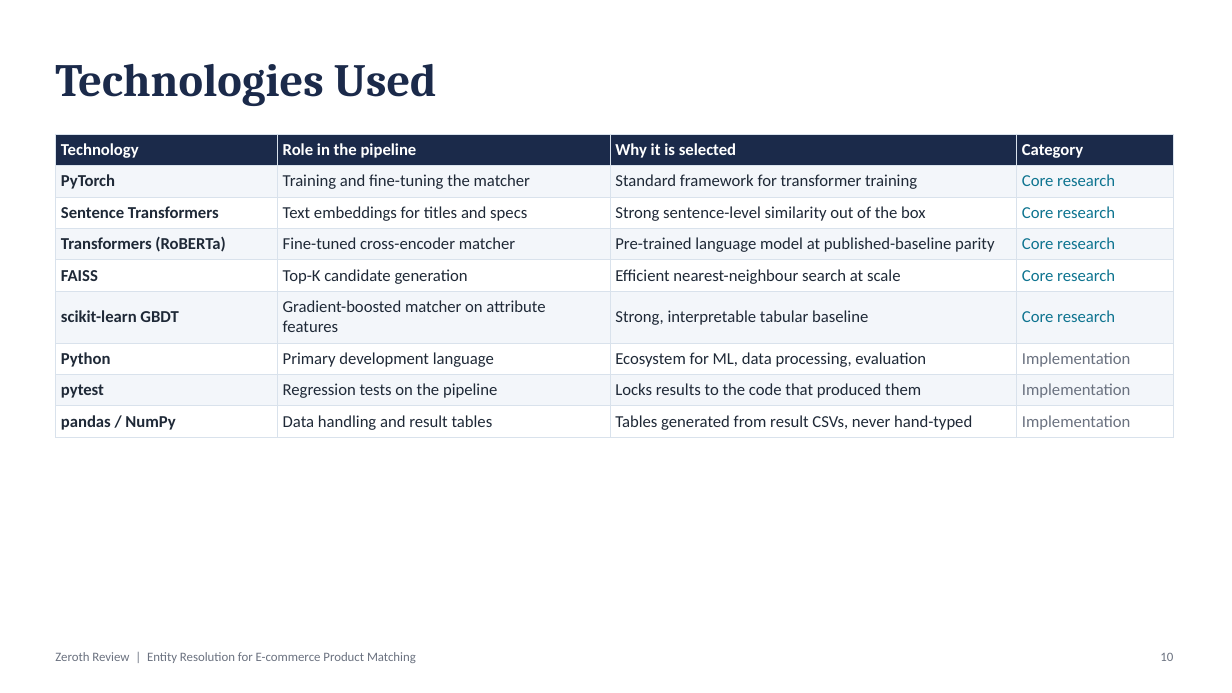
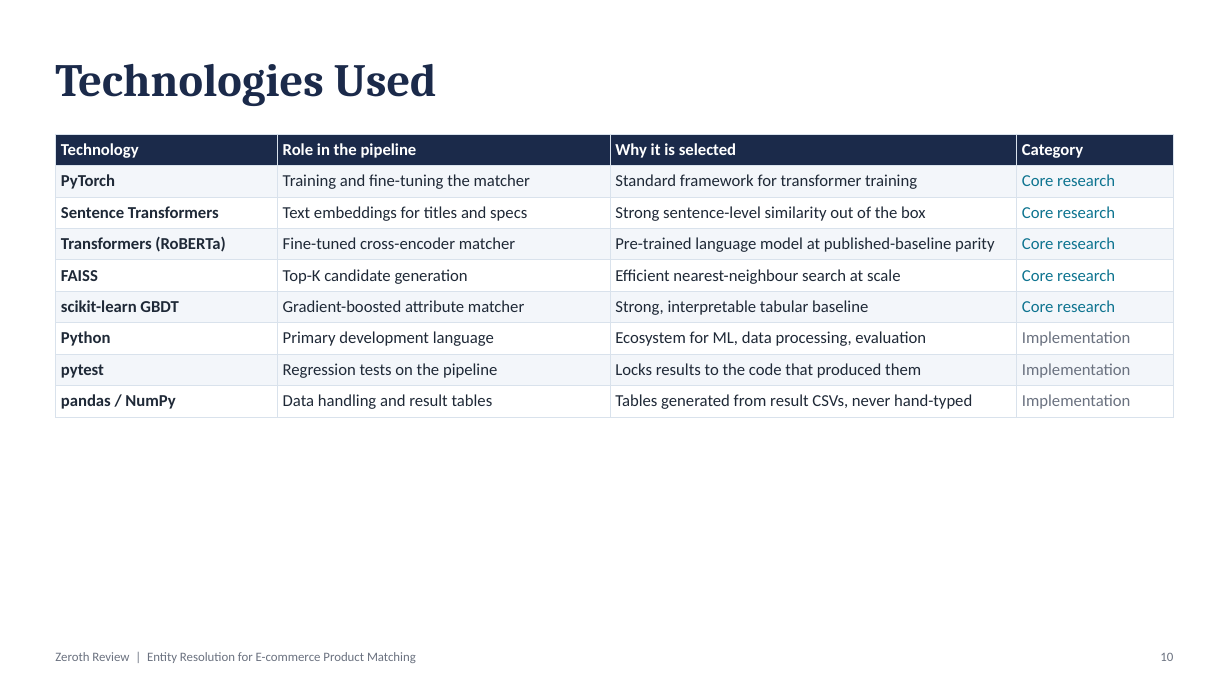
Before and after one commit to Vikramsrini/MajorProject, a slide deck: slide 10 of deck/Zeroth_Review_Entity_Resolution_v2.pptx. Drawn at 1232x693 pixels with LibreOffice and Linux fonts; fonts in the diff are those of the drawing. Boxes give left, top, right and bottom in pixels: in the first picture for what was removed or moved away, otherwise in the second. Text is boxed around its words. In the diff, an @@ line names an element or a change of style, - is before the commit and + after.

Commit message:
Fix deck typography after rendering: single-line bodies and uniform card titles
Rendered all 14 slides through LibreOffice and inspected them. Five fixes:
- slide 12: shorten two result bodies so they stop wrapping into the row below
- slide 8: card 6 title 'Attribute-aware matching' wrapped and crowded its body;
  shortened to 'Attribute matching'
- slide 10: 'scikit-learn GBDT' role wrapped, making one row taller than the rest
- slide 13: use a real multiplication sign in '3 seeds x 90% resample'

Validation passes; deck/.gitignore keeps the render artifacts out of the repo.

```diff
--- a/deck/Zeroth_Review_Entity_Resolution_v2.pptx
+++ b/deck/Zeroth_Review_Entity_Resolution_v2.pptx
@@ table at box(55, 134, 1174, 413) @@
-row 6, column 2: Gradient-boosted matcher on attribute features
+row 6, column 2: Gradient-boosted attribute matcher
```
Also in this commit, not shown: 3 other slides changed, 3 other files.
